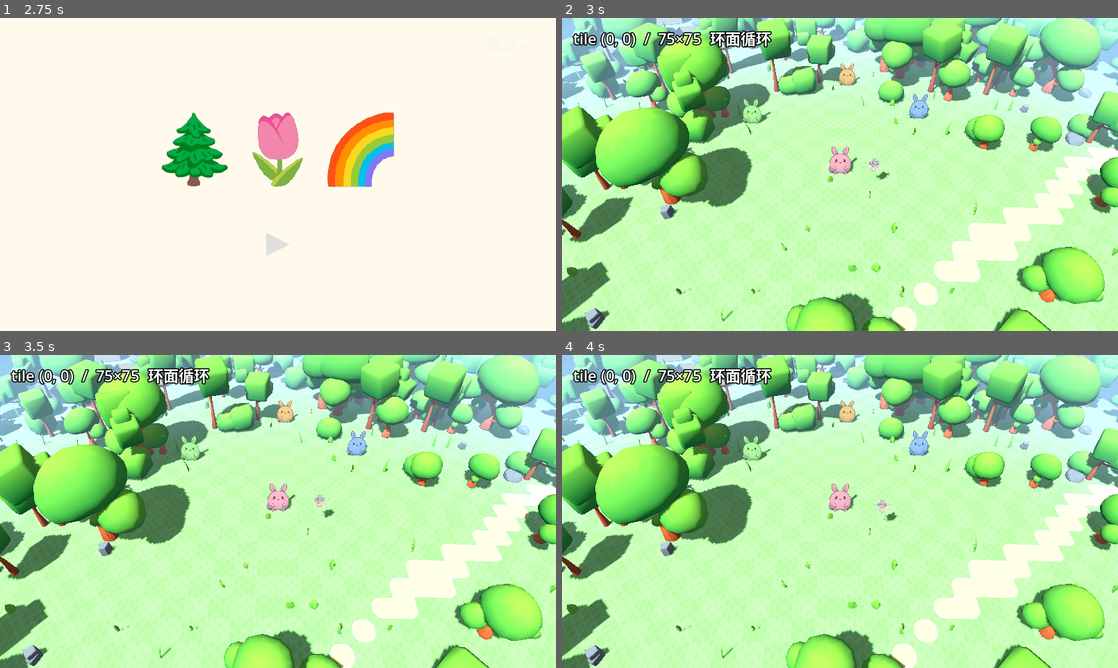
Above: before the commit, frames 1-4 (two rows, left to right).
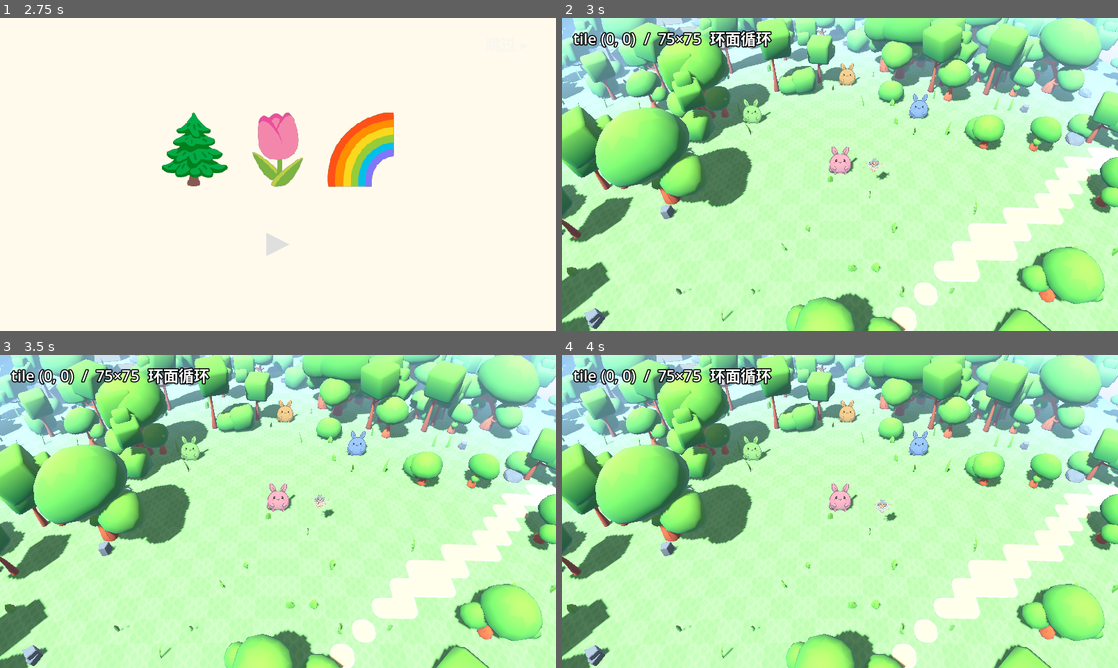
Above: after the commit, the same moments.

Repository: hoveychen/maliang
Game: Godot game, scene res://menu.tscn
The game is run twice, just before and just after one commit, with the same random seed, the same clock (stepped at 60 frames per second) and the same inputs.
Inputs (mouse positions are in pixels of both pictures, inside the frame that each line leads up to):
- Up to frame 1 (2.75 s): tap Enter (ui_accept) at 0.5, 0.77 s; move the mouse to (400, 158) at 0.52 s; hold Right (ui_right) 0.53-1.25 s; click (400, 158) at 0.67 s; click "▶ 出发！" at 1.25 s; click "跳过 ▸" at 2 s
- Up to frame 2 (3 s): click "▶" at 2.75 s
- Up to frame 3 (3.5 s): no input
- Up to frame 4 (4 s): drag from (728, 527) to (812, 574) at 3.52 s

Frame 1 is identical in both runs. In frame 2, 7.2% of the frame differs, in the area x 0-100%, y 0-100%; in frame 3, 7.2%; in frame 4, 7.2%.

Commit message:
feat(sky): 白天动态天空盒——渐变天空+卡通云漂移+太阳光晕 sky shader,BG_COLOR 换 BG_SKY;雾色与地平线色统一常量,fog_sky_affect=0 防雾抹平天空;radiance 最小档非逐帧(安卓);参数按俯视相机+世界下弯的可见天空带 EYEDIR.y≈[-0.55,-0.05] 标定

Diff:
--- a/scripts/world.gd
+++ b/scripts/world.gd
@@ -23,6 +23,9 @@
 const FAIRY_HOVER := 2.4          ## 小仙子悬浮基准高度（米，脚底离地）
 const FOG_DEPTH_BEGIN := 40.0     ## 深度雾起点（焦点在平地时；随 _cur_focus_y 整体补偿）
 const FOG_DEPTH_END := 95.0       ## 小世界(span 150)：~95 外渐隐进天空，藏住远端循环，保留无限地平线感
+const SKY_HORIZON_COLOR := Color(0.62, 0.82, 0.97) ## 天空地平线色 = 雾色（远地渐隐进天空的无缝衔接）
+const SKY_ZENITH_COLOR := Color(0.33, 0.58, 0.93)  ## 天顶色（可见天空带上缘的深一档蓝）
+const SKY_WIND := Vector2(0.006, 0.0015)           ## 云漂移速度（uv/秒），非零 = 天空是动的
 
 var focus_logical := Vector2.ZERO   ## 相机在环面上聚焦的逻辑坐标（跟随玩家/交互对象）
 var focus_override := Vector2.INF   ## 测试脚本抢镜头用：非 INF 时聚焦固定到这里
@@ -145,22 +148,52 @@
 
 	var we := WorldEnvironment.new()
 	var env := Environment.new()
-	env.background_mode = Environment.BG_COLOR
-	env.background_color = Color(0.62, 0.82, 0.97)
+	env.background_mode = Environment.BG_SKY
+	env.sky = _make_day_sky()
 	env.ambient_light_source = Environment.AMBIENT_SOURCE_COLOR
 	env.ambient_light_color = Color(0.72, 0.78, 0.85)
 	env.ambient_light_energy = 0.6
-	# 深度雾：远处地面渐隐到天空色 → chunk 边界雾化进天空、自然无限地平线
+	# 深度雾：远处地面渐隐到天空地平线色 → chunk 边界雾化进天空、自然无限地平线
 	env.fog_enabled = true
 	env.fog_mode = Environment.FOG_MODE_DEPTH
-	env.fog_light_color = Color(0.62, 0.82, 0.97)
+	env.fog_light_color = SKY_HORIZON_COLOR
 	env.fog_light_energy = 1.0
 	env.fog_depth_begin = FOG_DEPTH_BEGIN
 	env.fog_depth_end = FOG_DEPTH_END
 	env.fog_depth_curve = 1.0
+	# 深度雾默认对天空满强度（sky 在无穷远 = 雾最浓），会把整个渐变/云抹平回雾色；
+	# 关掉它，天空自己在 shader 里用 horizon_color 与雾带衔接。
+	env.fog_sky_affect = 0.0
 	we.environment = env
 	add_child(we)
 	_env = env
+
+## 白天动态天空：渐变 + 卡通云漂移 + 太阳光晕（shaders/sky_day.gdshader）。
+## ambient 走纯色源不依赖天空 radiance，radiance 取最小档 + 仅材质变更时重烘
+## （REALTIME 档强制 256 且逐帧重烘，安卓平板不划算；本世界高粗糙度+关高光，反射用不上）。
+func _make_day_sky() -> Sky:
+	var noise := FastNoiseLite.new()
+	noise.seed = 7
+	noise.noise_type = FastNoiseLite.TYPE_SIMPLEX_SMOOTH
+	noise.fractal_type = FastNoiseLite.FRACTAL_FBM
+	noise.fractal_octaves = 4
+	noise.frequency = 0.008
+	var cloud_tex := NoiseTexture2D.new()
+	cloud_tex.seamless = true
+	cloud_tex.width = 256
+	cloud_tex.height = 256
+	cloud_tex.noise = noise
+	var mat := ShaderMaterial.new()
+	mat.shader = load("res://shaders/sky_day.gdshader")
+	mat.set_shader_parameter("cloud_tex", cloud_tex)
+	mat.set_shader_parameter("horizon_color", SKY_HORIZON_COLOR)
+	mat.set_shader_parameter("zenith_color", SKY_ZENITH_COLOR)
+	mat.set_shader_parameter("wind", SKY_WIND)
+	var sky := Sky.new()
+	sky.sky_material = mat
+	sky.radiance_size = Sky.RADIANCE_SIZE_32
+	sky.process_mode = Sky.PROCESS_MODE_QUALITY
+	return sky
 
 func _setup_camera() -> void:
 	camera = Camera3D.new()
--- /dev/null
+++ b/shaders/sky_day.gdshader
@@ -0,0 +1,51 @@
+shader_type sky;
+// 白天动态天空：垂直渐变 + 卡通云漂移 + 太阳光晕。
+// 注意：本项目相机俯视 47°(god)/30°(lock) + world-bending 下弯，可见天空带在
+// EYEDIR.y ≈ [-0.55, -0.05]——视觉地平线因世界下弯远低于真水平线。渐变/云/太阳的
+// 默认参数都按这个负 y 带标定，不要照抄常规 sky shader 的 y>0 假设（那样整个可见
+// 天空只剩地平线单色、云永不出现）。
+// 深度雾把远处地面渐隐到 horizon_color（须与 world.gd 的 fog_light_color 一致），
+// 天空底部同色 → 地面与天空无缝衔接，保留无限地平线观感。
+
+uniform vec3 horizon_color : source_color = vec3(0.62, 0.82, 0.97); // 必须与雾色一致
+uniform vec3 zenith_color : source_color = vec3(0.33, 0.58, 0.93);
+uniform float horizon_y = -0.55;   // 视觉地平线的 EYEDIR.y（世界下弯 → 远低于 0）
+uniform float zenith_y = 0.35;     // 渐变到天顶色的 EYEDIR.y
+uniform sampler2D cloud_tex : hint_default_black, filter_linear_mipmap, repeat_enable; // 无缝 FBM 噪声
+uniform float cloud_scale = 0.9;   // 云 uv 缩放（穹顶投影）
+uniform vec2 wind = vec2(0.006, 0.0015); // 云漂移速度（uv/秒），非零 = 动态
+uniform float cloud_coverage = 0.52; // 噪声高于此值成云（调低云更多）
+uniform float cloud_softness = 0.18; // 云边过渡宽度（卡通软边）
+uniform vec3 cloud_color : source_color = vec3(1.0, 1.0, 1.0);
+uniform vec3 cloud_shade : source_color = vec3(0.78, 0.86, 0.98); // 云体暗部（淡蓝灰）
+uniform float cloud_opacity = 0.9;
+// 装饰太阳：方向与实际 DirectionalLight 解耦——真实光源位于相机背后（画不进画面），
+// 且把光转到可见半球会让面向相机的纸片角色背光变黑。卡通风格下阴影方向不一致可接受。
+uniform vec3 sun_dir = vec3(-0.42, -0.28, -0.86); // 默认落在可见天空带上部（视觉 QA 调参）
+uniform vec3 sun_color : source_color = vec3(1.0, 0.97, 0.86);
+uniform float sun_disc_size = 0.008;  // 日轮尺寸（1-cosθ 域）
+uniform float sun_halo_power = 24.0;  // 光晕收敛（越大越集中）
+uniform float sun_halo_strength = 0.45;
+
+void sky() {
+	float y = EYEDIR.y;
+	// 垂直渐变（可见带大部分位于 y<0，见文件头注释）
+	float t = smoothstep(horizon_y, zenith_y, y);
+	vec3 col = mix(horizon_color, zenith_color, t);
+
+	// 太阳：宽光晕 + 小日轮
+	vec3 sdir = normalize(sun_dir);
+	float sun_amt = clamp(dot(EYEDIR, sdir), 0.0, 1.0);
+	col += sun_color * pow(sun_amt, sun_halo_power) * sun_halo_strength;
+	col = mix(col, sun_color, smoothstep(1.0 - sun_disc_size, 1.0 - sun_disc_size * 0.45, sun_amt));
+
+	// 卡通云：穹顶投影（分母 y+1.35 无奇点，负 y 带照样有云），无缝噪声 + 风漂移
+	vec2 uv = EYEDIR.xz * cloud_scale / (y + 1.35) + TIME * wind;
+	float n = texture(cloud_tex, uv).r;
+	float cl = smoothstep(cloud_coverage, cloud_coverage + cloud_softness, n);
+	cl *= smoothstep(horizon_y, horizon_y + 0.22, y); // 近地平线的云融进雾带
+	vec3 ccol = mix(cloud_shade, cloud_color, smoothstep(cloud_coverage, cloud_coverage + 0.35, n));
+	col = mix(col, ccol, cl * cloud_opacity);
+
+	COLOR = col;
+}
